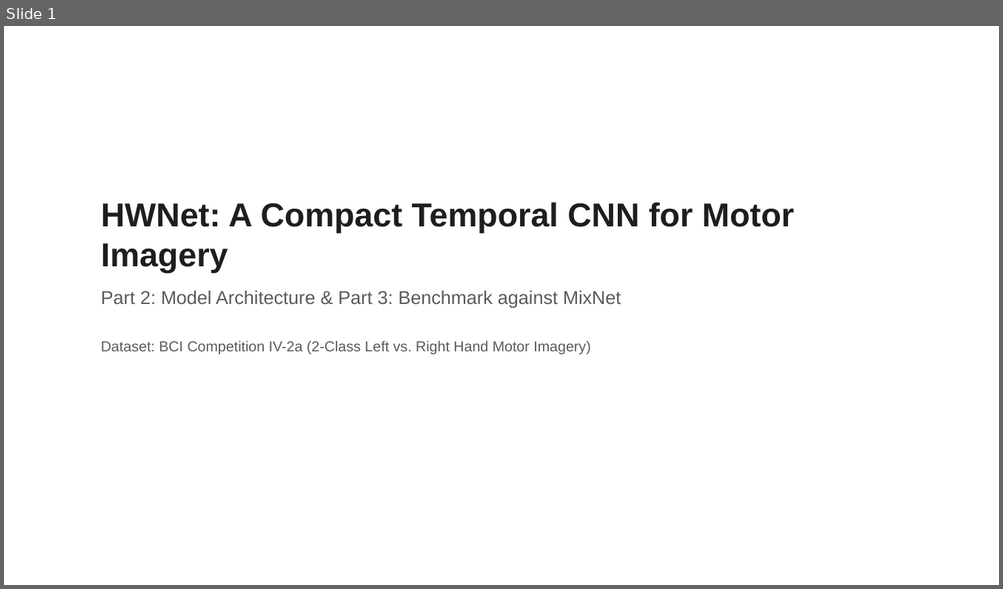
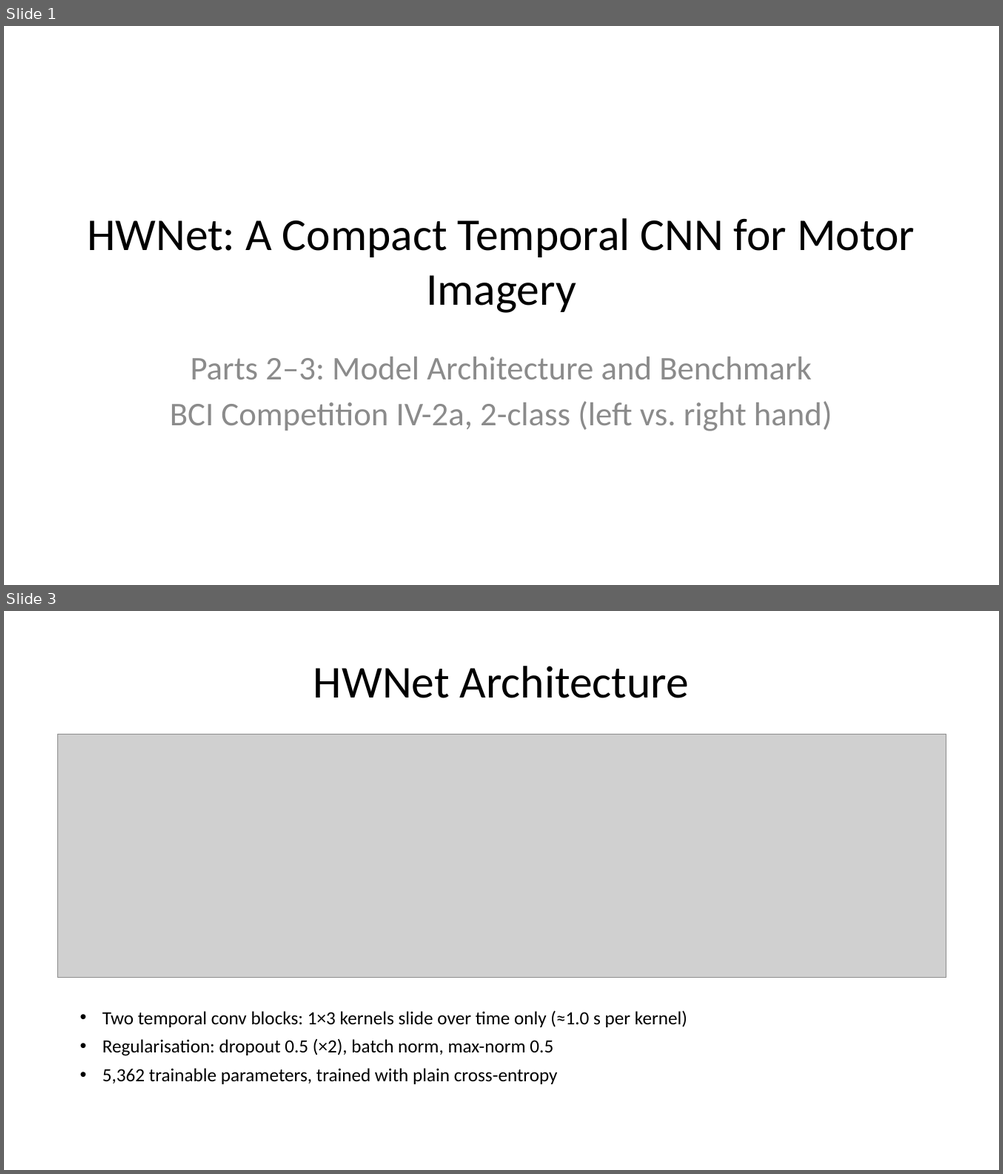
Before and after one commit to pratch/frontier-hw-bci, a slide deck: docs/HWNet_Presentation.pptx. Shown one above the other, each under a label of ours: slide 1 before the commit, slides 1 and 3 after it; the slides between them are not shown. The pictures are 1003x589 and 1003x1174 pixels, drawn with LibreOffice and Linux fonts; fonts in the diff are those of the drawing; grey boxes stand for pictures. Boxes give left, top, right and bottom in pixels: in the first picture for what was removed or moved away, otherwise in the second. Text is boxed around its words. In the diff, an @@ line names an element or a change of style, - is before the commit and + after.

```diff
--- a/docs/HWNet_Presentation.pptx
+++ b/docs/HWNet_Presentation.pptx
@@ slide 3 added at (x1=4, y1=611, x2=999, y2=1170), background #FFFFFF @@
@@ title added at (x1=313, y1=666, x2=689, y2=698), 44 pt, text #000000 @@
+HWNet Architecture
@@ picture added at (x1=58, y1=734, x2=945, y2=978) @@
@@ text added at (x1=102, y1=1011, x2=687, y2=1085), 18 pt, text #000000 @@
+• Two temporal conv blocks: 1×3 kernels slide over time only (≈1.0 s per kernel)
+• Regularisation: dropout 0.5 (×2), batch norm, max-norm 0.5
+• 5,362 trainable parameters, trained with plain cross-entropy
@@ slide 1 changed as well @@
@@ title "HWNet: A Compact Temporal CNN ..." moved from (x1=101, y1=202, x2=794, y2=355) to (x1=87, y1=218, x2=914, y2=313) @@
@@ title "HWNet: A Compact Temporal CNN ..." at (x1=87, y1=218, x2=914, y2=313): size 32 to 44 pt, font Arial to Calibri, text colour #1E1E1E to #000000, bold off; alignment left to centre; vertical alignment top to middle @@
@@ title at (x1=101, y1=290, x2=620, y2=355): paragraphs removed @@
-Part 2: Model Architecture & Part 3: Benchmark against MixNet
-Dataset: BCI Competition IV-2a (2-Class Left vs. Right Hand Motor Imagery)
@@ subtitle added at (x1=170, y1=357, x2=832, y2=432), 32 pt, text #8C8C8C @@
+Parts 2–3: Model Architecture and Benchmark
+BCI Competition IV-2a, 2-class (left vs. right hand)
```
Also in this commit, not shown: 3 other slides changed, 2 other slides added, 3 slides removed, 4 other files.
